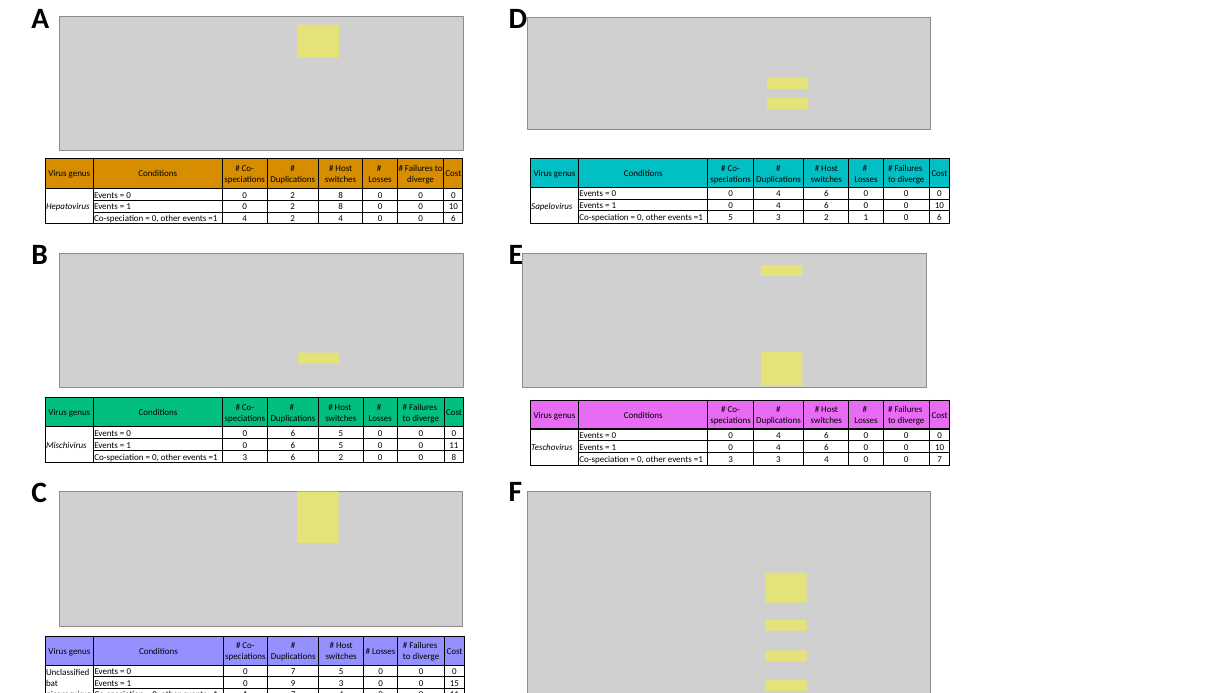
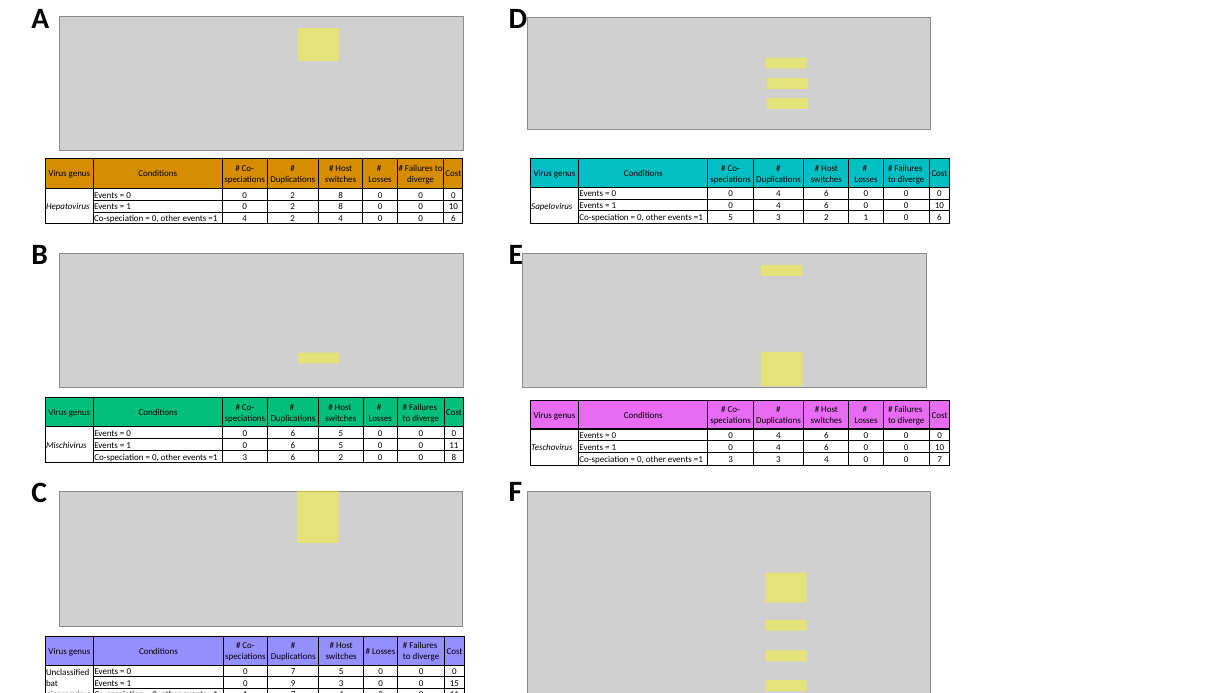
Before and after one commit to brooklabteam/Kettenburg_mada-bat-picornavirus, a slide deck: slide 2 of tanglegram/tanglegram_fig.pptx. Drawn at 1232x693 pixels with LibreOffice and Linux fonts; fonts in the diff are those of the drawing; grey boxes stand for pictures. Boxes give left, top, right and bottom in pixels: in the first picture for what was removed or moved away, otherwise in the second. Text is boxed around its words. In the diff, an @@ line names an element or a change of style, - is before the commit and + after.

```diff
--- a/tanglegram/tanglegram_fig.pptx
+++ b/tanglegram/tanglegram_fig.pptx
@@ rectangle: place and size @@
-rectangle at box(298, 25, 339, 58)
+rectangle at box(298, 29, 339, 62)
@@ rectangle added at box(765, 57, 807, 68), fill #FFFF00 at 41% opacity @@
```
Also in this commit, not shown: 1 other slide changed, 2 other files.
